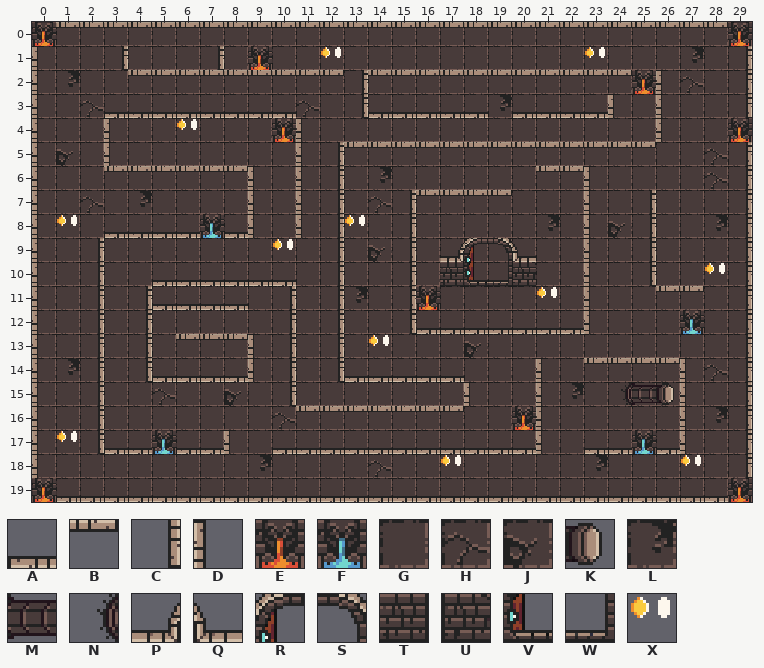
Two states of a Tiled map (JSON), assets/tilemaps/level3.json. That is the earlier state.
Cells are 16x16 px. Shown: x 0..29, y 0..19.
Key: from "level3": A 1, B 1 turned 180, C 1 turned 270, D 1 turned 90, E 36, F 100, G 129, H 130, J 161, K 165 turned 90, L 193, M 197 turned 90, N 229 turned 90, P 481, Q 484, R 485, S 486, T 513, U 516, V 517, W 518, X 786.
_ is an empty cell, # one hidden under a higher layer.
Layer "Tile Layer 1" before, first column x 0:
12 GGGGGG
13 GGGGGG
14 G#GGGG
15 GGGGG#
16 GGGGGG
17 GGGGG#
18 GGGGGG
19 #GGGGG
Layer "objects" before, first column x 0:
 0 EBBBBBBBBBBBBBBBBBBBBBBBBBBBBE
 1 D__C___C_E_________________L_C
 2 DL__BBBBBBBBBCBBBBBBBBBBBEDH_C
 3 D_HAAAAAAAAH_CAAAAALAAAAD_D__C
 4 D__D______ED______________D__E
 5 DJ_D_______DCBBBBBBBBBBBBB__HC
 6 D__BBBBBBD_DC_L______BBD____HC
 7 D_H_L____D_DC_HCBBBB___D_C___C
 8 D__AAAAFAD_DC__C_____L_DJC__LC
 9 D_C_________C_JC_PRSQ__D_C___C
10 D_C__AAAAAA_C__C_TVWU__D_C___C
11 D_C_CAAAA_C_CL_CE______D__BB_C
12 D_C_C_____C_C__CAAAAAAAD___F_C
13 D_C_C_BBBDC_C_____J__________C
14 DLC_CAAAADC_CAAAAA___D_BBBBDHC
15 D_C__H__J_C_______D__DL_NMKD_C
16 D_C_______HBBBBBBB__ED_____DLC
17 D_CAAFAAD_AAAAAAAAAAAD_AAFAD_C
18 D________L____H________L_____C
19 EAAAAAAAAAAAAAAAAAAAAAAAAAAAAE
Layer "collectables" before, first column x 8:
 0 ______________________
 1 ____X__________X______
 2 ______________________
 3 ______________________
 4 ______________________
 5 ______________________
 6 ______________________
 7 ______________________
 8 _____X________________
 9 __X___________________
10 ____________________X_
11 _____________X________
12 ______________________
13 ______X_______________
14 ______________________
15 ______________________
16 ______________________
17 ______________________
18 _________X_________X__
19 ______________________
New version:
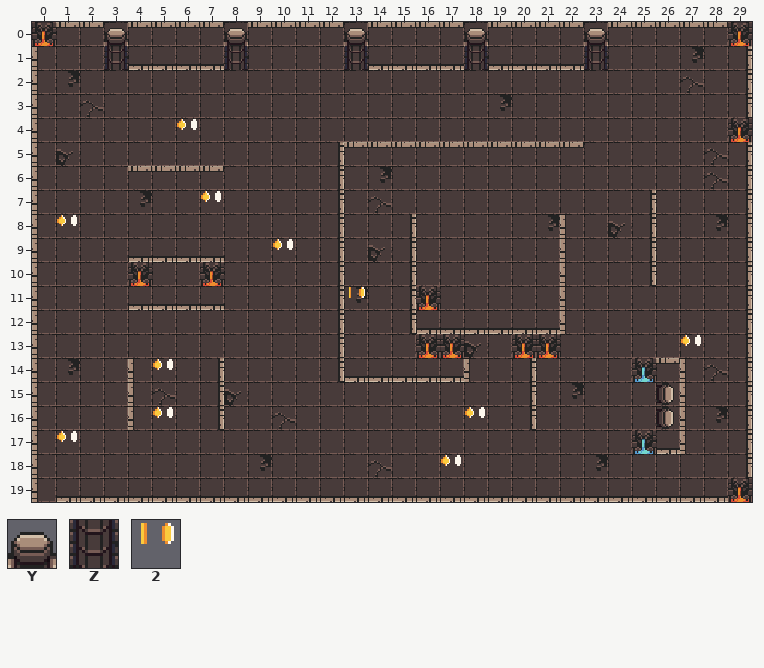
Further tiles: from "level3": Y 166, Z 198, 2 787.
Commit: added level3 and its preload
Diff:
Changed rows in their new state; . is an unchanged cell.
Layer "Tile Layer 1":
first column x 0:
19 G
Layer "objects":
first column x 0:
 0 ...Y....Y....Y....Y....Y....
 1 ...ZAAAAZ_...ZAAAAZAAAAZ....
 2 ...._______________________.
 3 ..._________.______._____._.
 4 ..._......__.............._.
 5 ..._......._...........___..
 6 ..._....__._.........___....
 7 .._....X._._..._____..._....
 8 ..._______._..........D_....
 9 .._.AAAA.........____.D_....
10 .._.E__E___......____.D_....
11 .._.A..._._...........D_..__
12 .._._....._...........D_..._
13 .._._._____.....EE..EE......
14 .._.DX_C___.......D.C_.__F..
15 .._.D..C.._......._.C_..__..
16 .._.DX.C..._______X.C_....K.
17 .._______.____________.__...
19 D...........................
Layer "collectables":
first column x 12:
 1 _.........._
first column x 13:
 8 _...............
10 ..............._
11 2......._.......
13 ._............X.
first column x 27:
18 _
Boxes around the changes in both pictures, in picture pixels (x1, y1, x2, y2):
changed: (81, 22, 725, 454)
removed: (681, 455, 701, 466)
changed: (32, 478, 56, 502)
